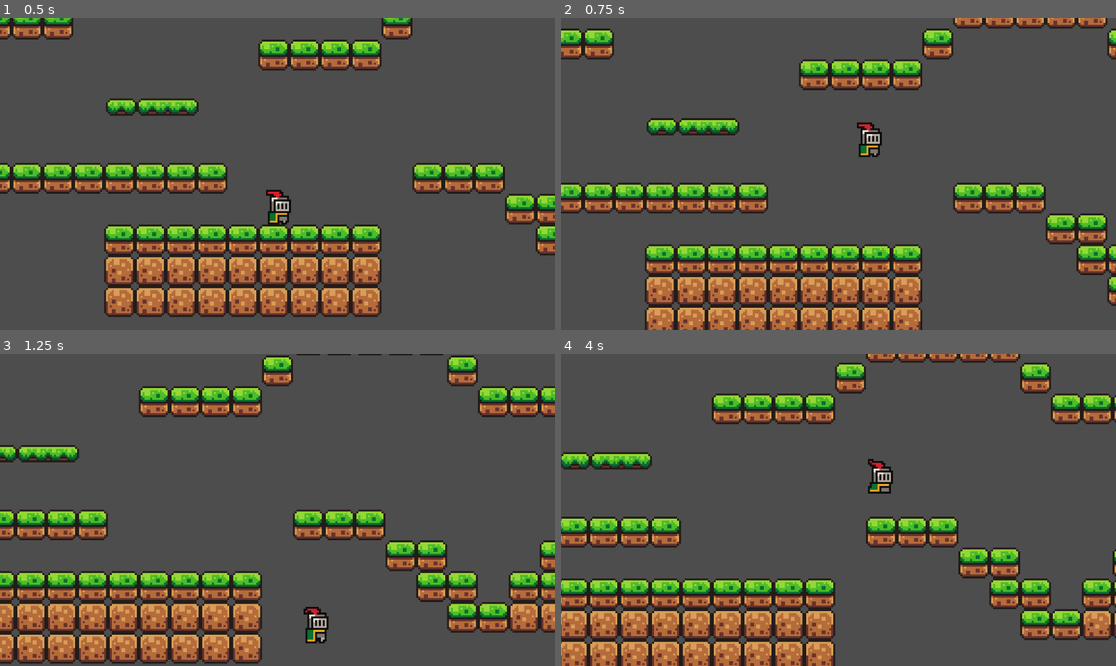
Above: before the commit, frames 1-4 (two rows, left to right).
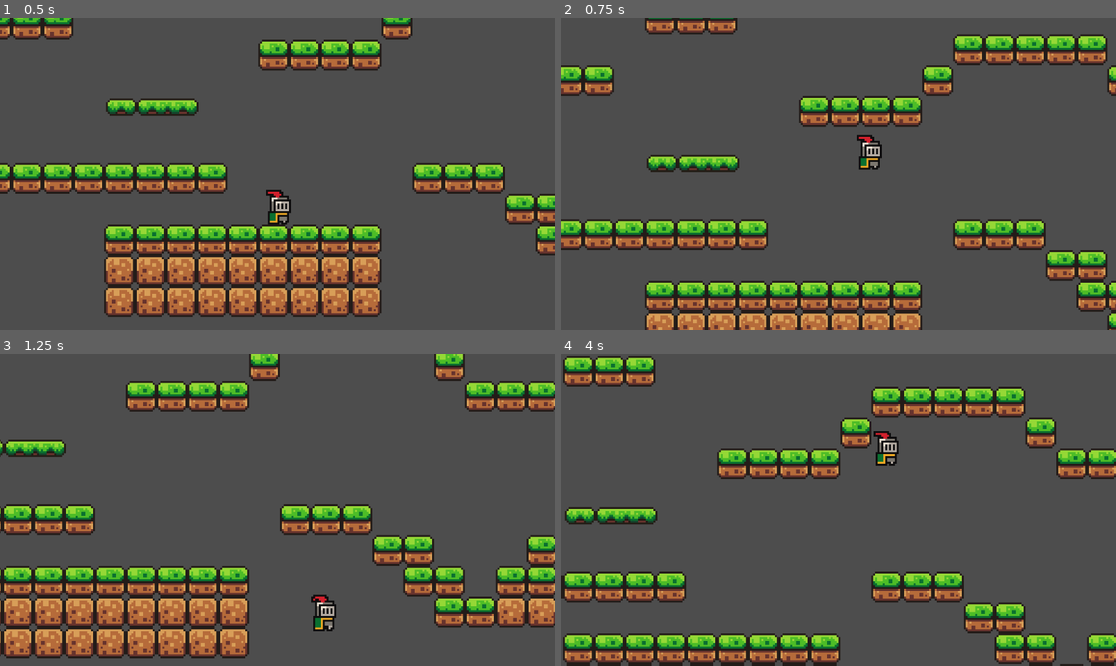
Above: after the commit, the same moments.

Repository: imyungsung31/GodotTest
Game: Godot game, scene res://Scenes/game.tscn
Same seed, same stepped clock (60 frames per second), same inputs: the game is played once before the commit and once after it.
Inputs:
- Up to frame 1 (0.5 s): no input
- Up to frame 2 (0.75 s): tap Enter (ui_accept) at 0.5 s; hold Right (ui_right) from 0.53 s (still down)
- Up to frame 3 (1.25 s): keep holding Right (ui_right); tap Enter (ui_accept) at 0.77 s
- Up to frame 4 (4 s): tap Enter (ui_accept) at 1.52, 3.02, 3.77 s; release Right (ui_right) at 2.03 s; hold Left (ui_left) 2.03-2.78 s; hold Right (ui_right) from 2.78 s (still down)

Frame 1 is identical in both runs. In frame 2, 38% of the frame differs, in the area x 0-100%, y 0-100%; in frame 3, 29%; in frame 4, 40%.

Commit message:
player jump 300 -> 1000 테스트

Diff:
--- a/Scripts/player.gd
+++ b/Scripts/player.gd
@@ -2,7 +2,7 @@
 
 
 const SPEED = 130.0
-const JUMP_VELOCITY = -300.0
+const JUMP_VELOCITY = -1000.0
 
 
 func _physics_process(delta: float) -> void:
Not shown: 1 places in Scenes/game.tscn that only renumber resources
